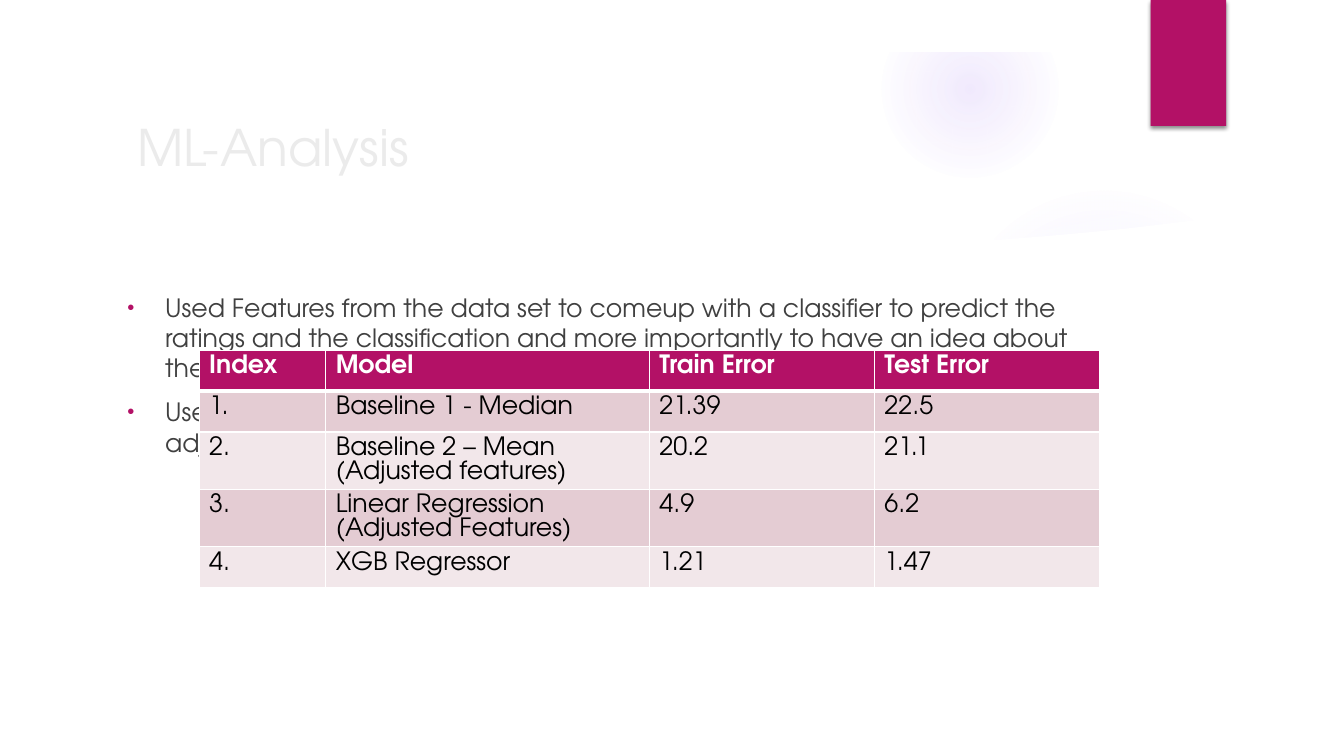
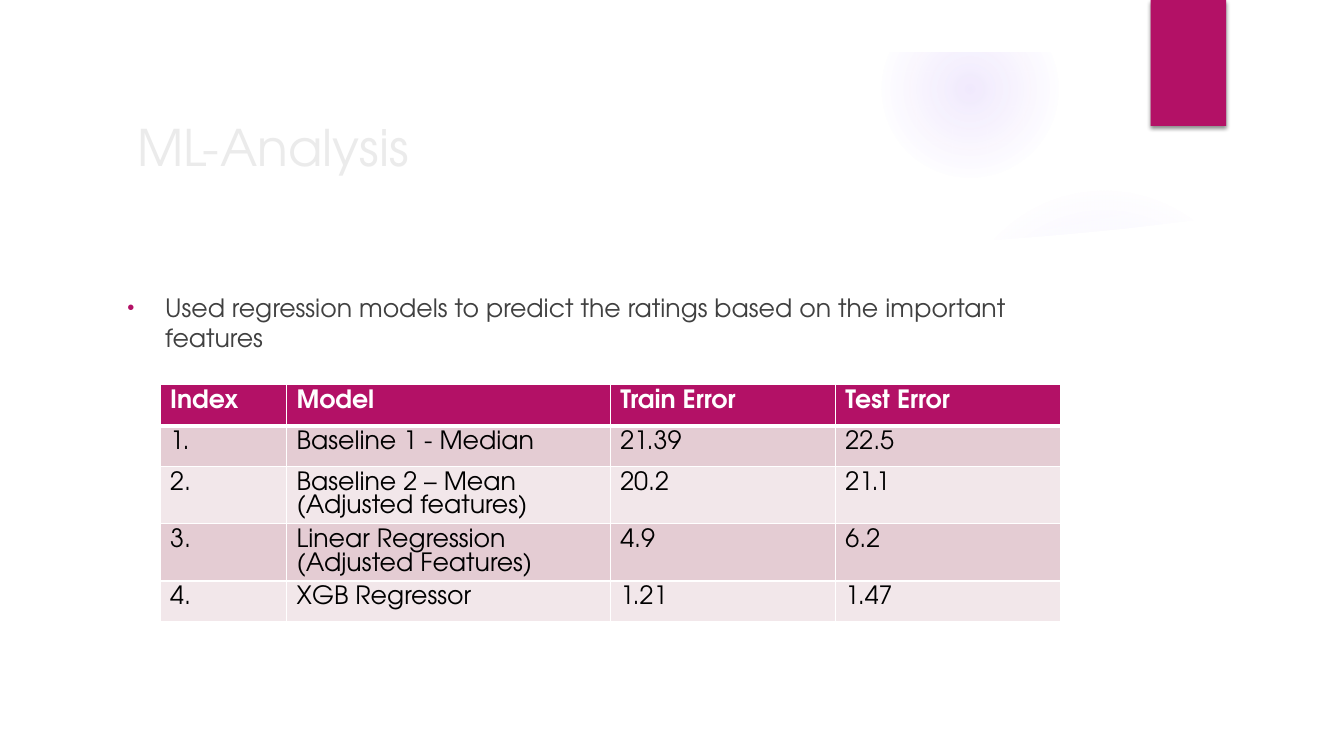
Before and after one commit to sharax/ECE_143_Group_11, a slide deck: slide 17 of ECE_143.pptx (slide 18 before the commit). Drawn at 1344x756 pixels with LibreOffice and Linux fonts; fonts in the diff are those of the drawing; background and template pictures are left out. Boxes give left, top, right and bottom in pixels: in the first picture for what was removed or moved away, otherwise in the second. Text is boxed around its words. In the diff, an @@ line names an element or a change of style, - is before the commit and + after.

```diff
--- a/ECE_143.pptx
+++ b/ECE_143.pptx
@@ text at (165, 298, 1005, 348): text changed @@
-• Used Features from the data set to comeup with a classifier to predict the ratings and the classification and more importantly to have an idea about the feature importances in general.
-• Used regression models to predict the ratings based on the important adjusted features
+• Used regression models to predict the ratings based on the important features
@@ table: place and size @@
-table at (200, 351, 1100, 615)
+table at (160, 385, 1061, 649)
```
Also in this commit, not shown: 12 other slides changed, 5 slides added, 4 slides removed.
